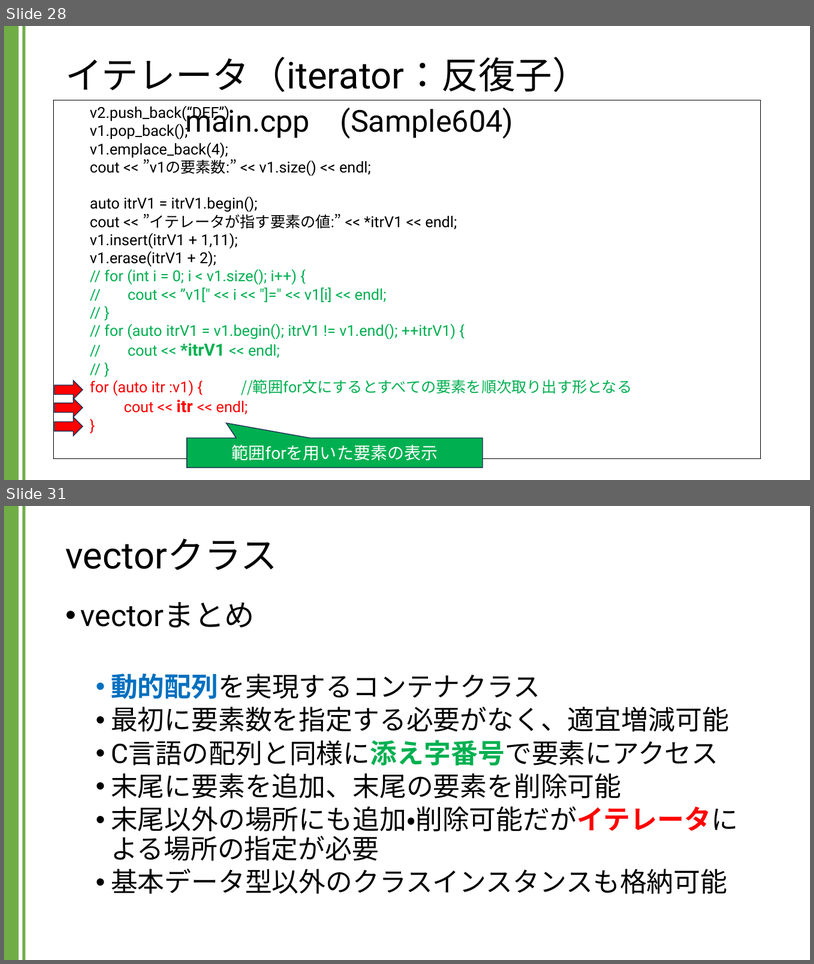
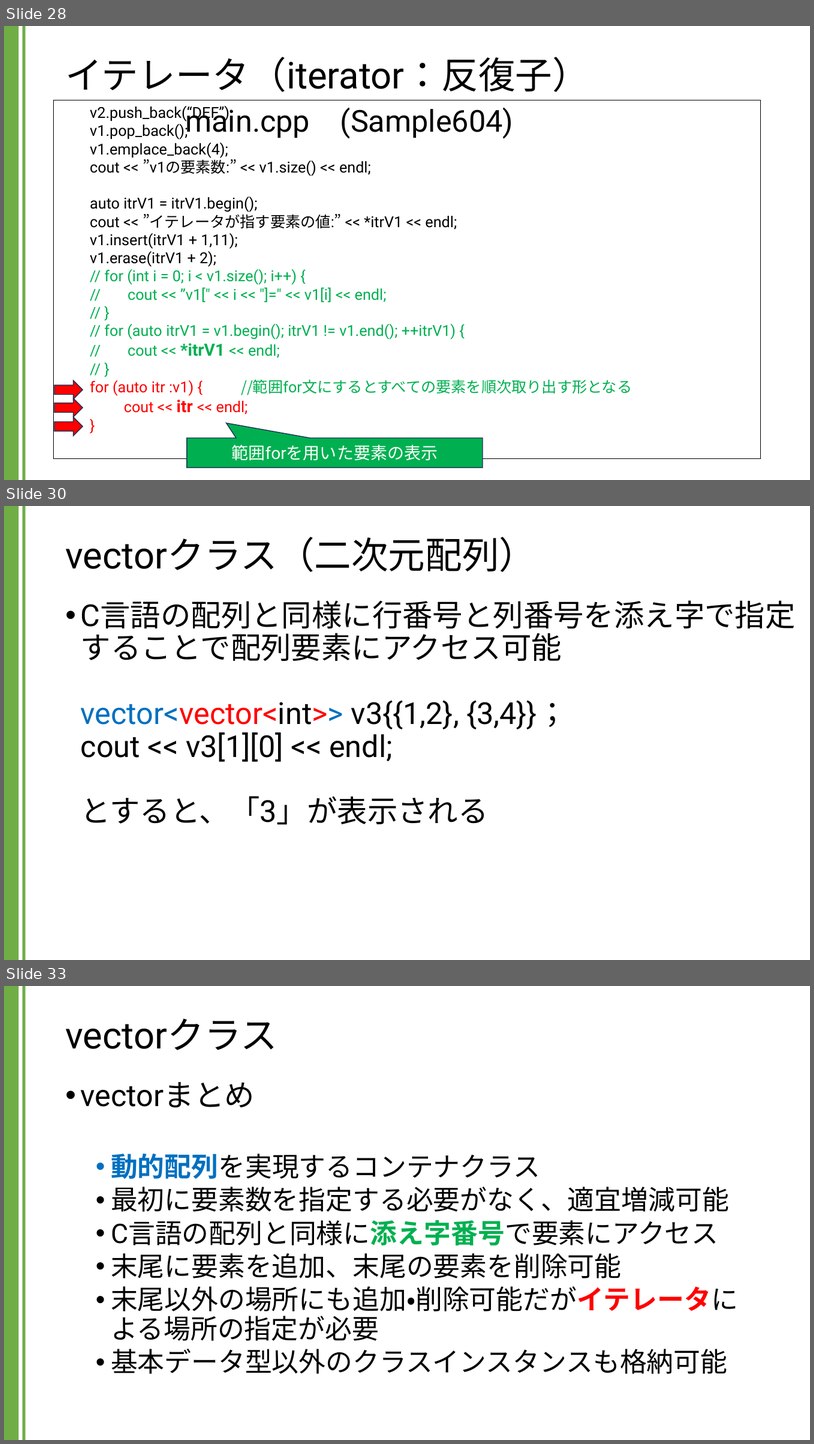
Before and after one commit to kic-murata/cpp2024, a slide deck: 授業資料/講義資料：Vectorクラス.pptx. Shown one above the other, each under a label of ours: slides 28 and 31 before the commit, slides 28, 30 and 33 after it; the slides between them are not shown. The pictures are 814x964 and 814x1444 pixels, drawn with LibreOffice and Linux fonts; fonts in the diff are those of the drawing. Boxes give left, top, right and bottom in pixels: in the first picture for what was removed or moved away, otherwise in the second. Text is boxed around its words. In the diff, an @@ line names an element or a change of style, - is before the commit and + after.

```diff
--- a/授業資料/講義資料：Vectorクラス.pptx
+++ b/授業資料/講義資料：Vectorクラス.pptx
@@ slide 30 added at (4, 506, 810, 960), background #FFFFFF; not listed: 2 template elements that a slide beside it also shows @@
@@ title added at (65, 537, 536, 572), 44 pt, text #000000 @@
+vectorクラス（二次元配列）
@@ text added at (81, 700, 567, 825), 36 pt, text #000000 @@
+• C言語の配列と同様に行番号と列番号を添え字で指定することで配列要素にアクセス可能
+  vector<vector<int>> v3{{1,2}, {3,4}}；
+  cout << v3[1][0] << endl;
+  とすると、「3」が表示される
@@ what was slide 31 is now slide 33 @@
```
Also in this commit, not shown: 2 slides changed, 3 other slides added, 2 slides removed, 1 other file.
